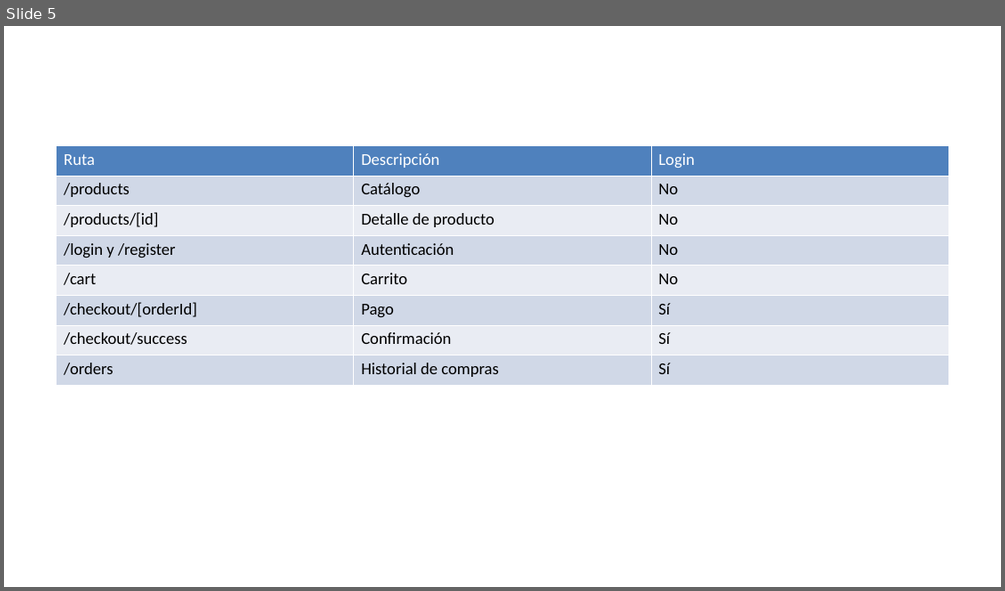
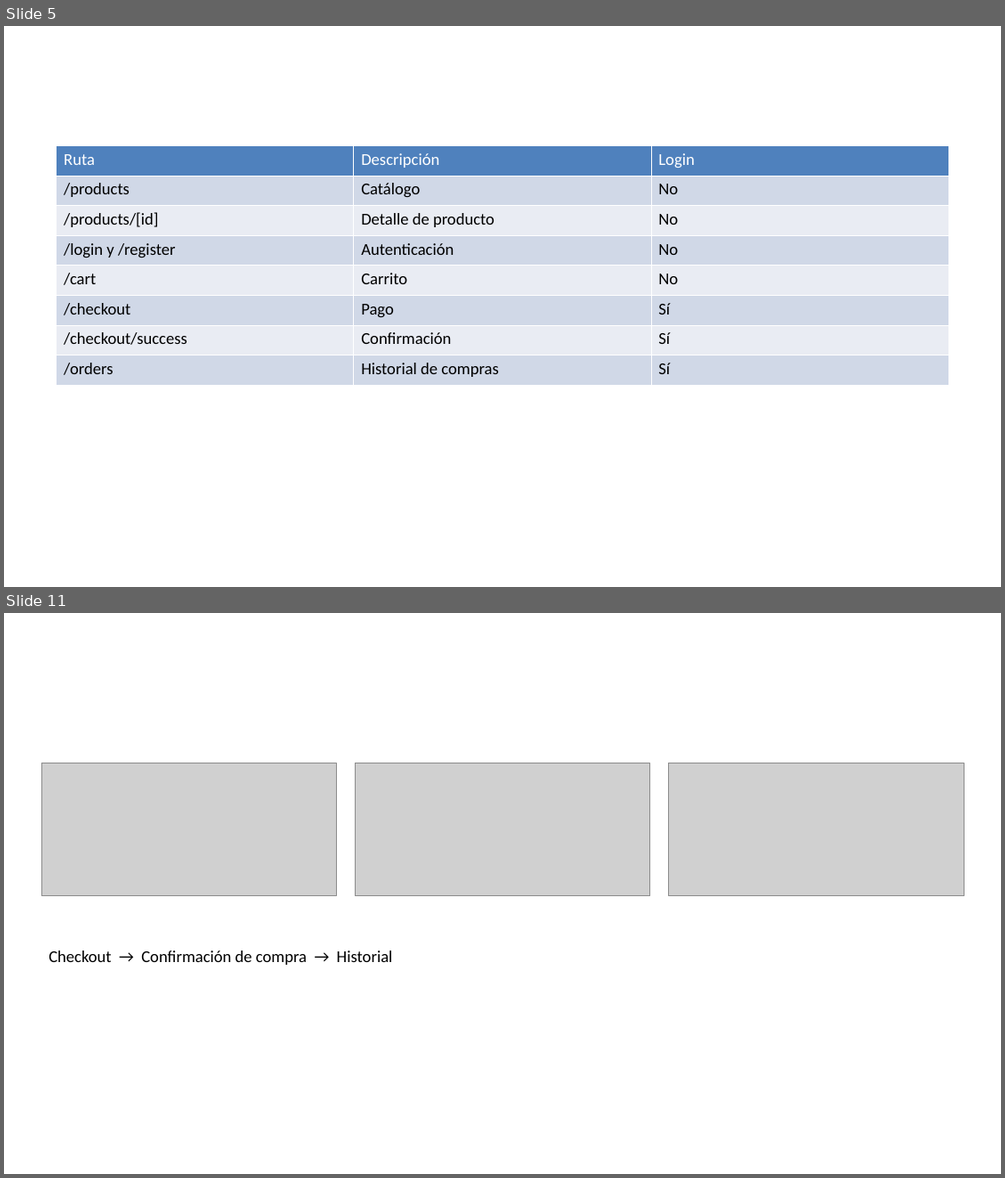
Before and after one commit to Nehemias94/WebVitals, a slide deck: docs/Presentacion_Frontend_Ecommerce.pptx. Shown one above the other, each under a label of ours: slide 5 before the commit, slides 5 and 11 after it; the slides between them are not shown. The pictures are 1005x591 and 1005x1178 pixels, drawn with LibreOffice and Linux fonts; fonts in the diff are those of the drawing; grey boxes stand for pictures. Boxes give left, top, right and bottom in pixels: in the first picture for what was removed or moved away, otherwise in the second. Text is boxed around its words. In the diff, an @@ line names an element or a change of style, - is before the commit and + after.

```diff
--- a/docs/Presentacion_Frontend_Ecommerce.pptx
+++ b/docs/Presentacion_Frontend_Ecommerce.pptx
@@ slide 11 added at <box>4,613,1001,1174</box>, background #FFFFFF @@
@@ picture added at <box>41,763,336,896</box> @@
@@ picture added at <box>355,763,649,896</box> @@
@@ picture added at <box>669,763,963,896</box> @@
@@ text added at <box>48,950,393,965</box>, 16 pt, text #000000 @@
+Checkout → Confirmación de compra → Historial
@@ slide 5 changed as well @@
@@ table at <box>57,145,949,385</box> @@
-row 6, column 1: /checkout/[orderId]
+row 6, column 1: /checkout
```
Also in this commit, not shown: 2 other slides added, 2 slides removed, 35 other files.
